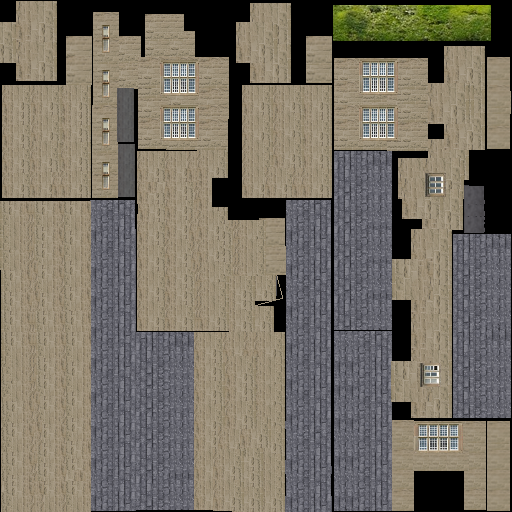
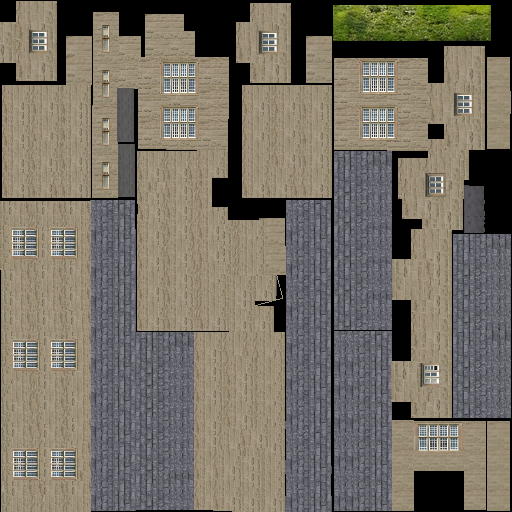
Revision of a layered 512x512 image; what changed, layer by layer:
painted on "Layer 7" over 10, 29, 473, 480
